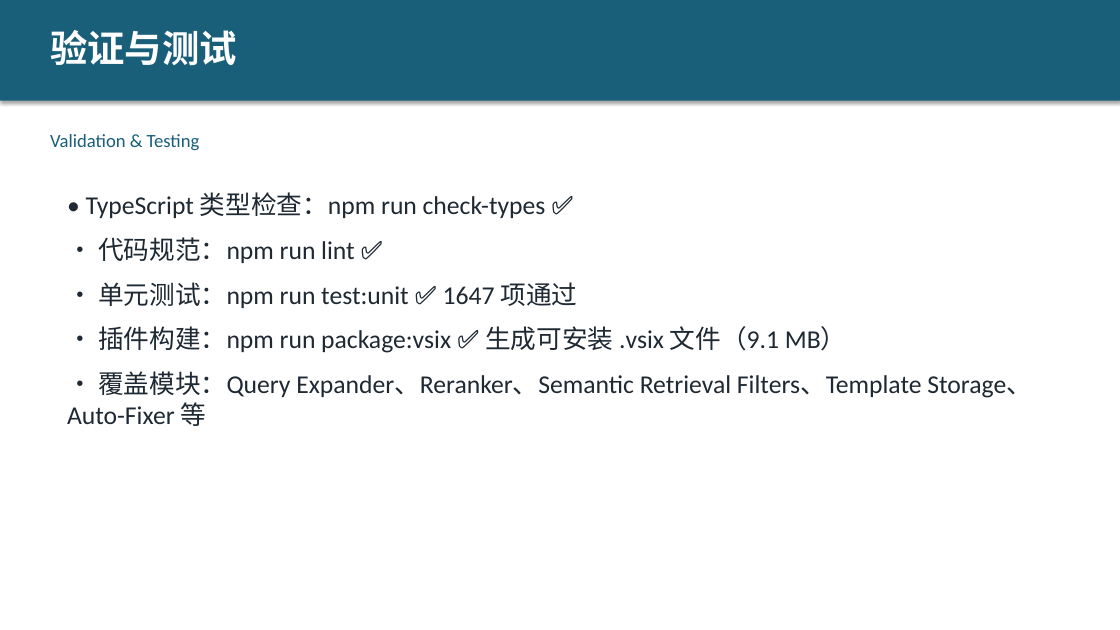
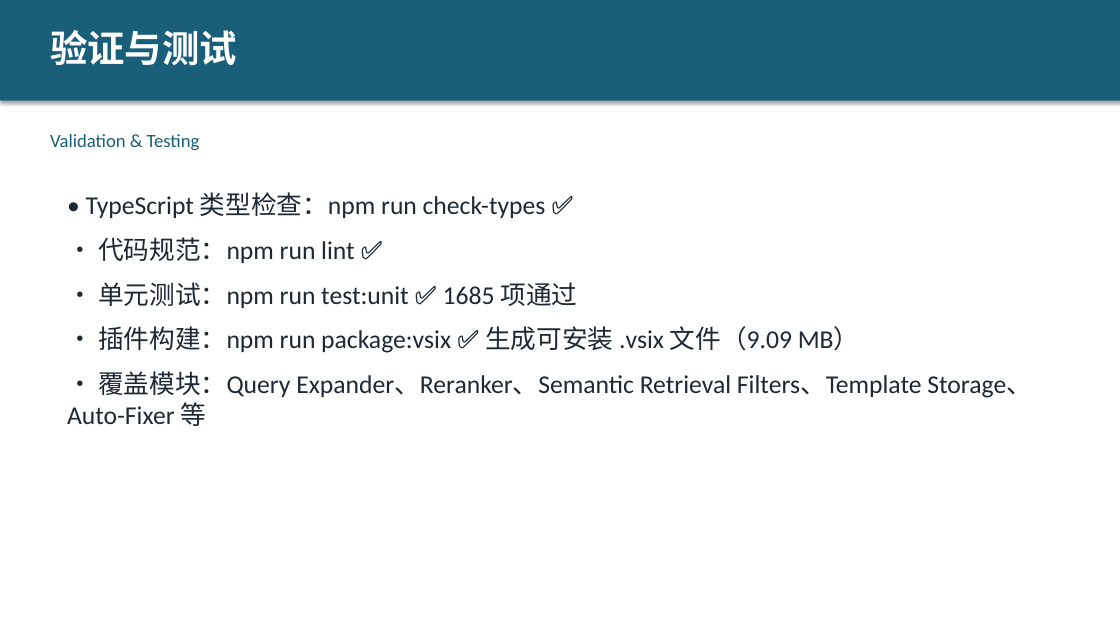
Before and after one commit to jacktaoyu/MyAITools, a slide deck: slide 11 of BMS_AUTOSAR_Code_Generator_Presentation.pptx. Drawn at 1120x630 pixels with LibreOffice and Linux fonts; fonts in the diff are those of the drawing. Boxes give left, top, right and bottom in pixels: in the first picture for what was removed or moved away, otherwise in the second. Text is boxed around its words. In the diff, an @@ line names an element or a change of style, - is before the commit and + after.

```diff
--- a/BMS_AUTOSAR_Code_Generator_Presentation.pptx
+++ b/BMS_AUTOSAR_Code_Generator_Presentation.pptx
@@ text at bbox=[98, 282, 860, 353]: text changed @@
-• 单元测试：npm run test:unit ✅ 1647 项通过
-• 插件构建：npm run package:vsix ✅ 生成可安装 .vsix 文件（9.1 MB）
+• 单元测试：npm run test:unit ✅ 1685 项通过
+• 插件构建：npm run package:vsix ✅ 生成可安装 .vsix 文件（9.09 MB）
```
Also in this commit, not shown: 2 slides added, 1 other file.
